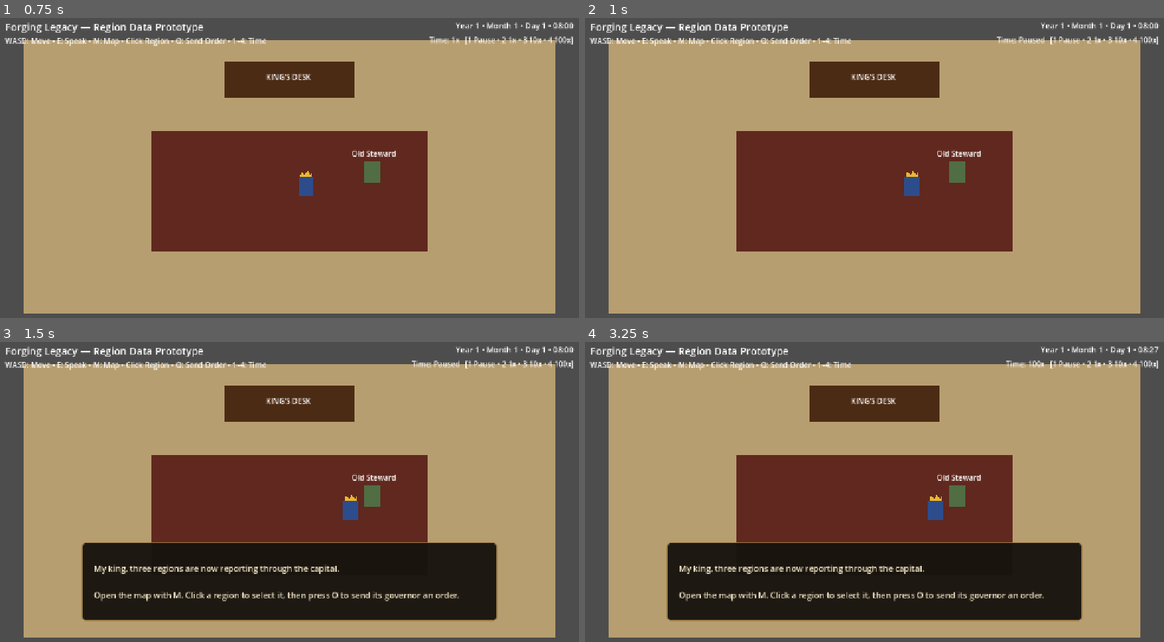
Above: before the commit, frames 1-4 (two rows, left to right).
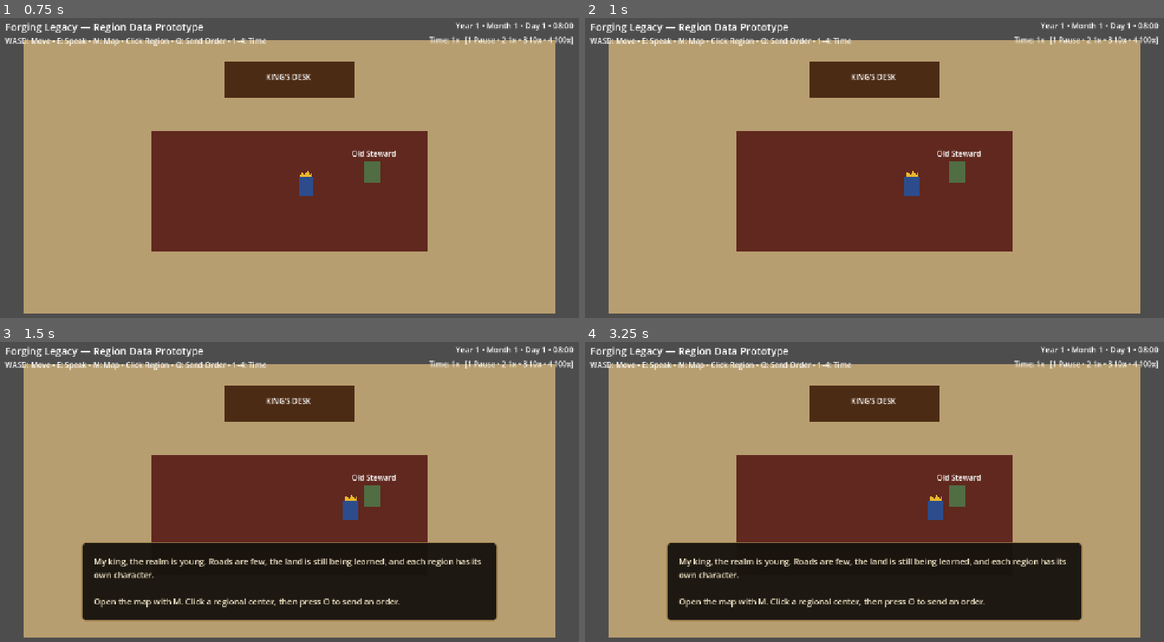
Above: after the commit, the same moments.

Repository: thomasmcanerney-gif/forging-legacy-game
Game: Godot game, scene res://scenes/main.tscn
The game is run twice, just before and just after one commit, with the same random seed, the same clock (stepped at 60 frames per second) and the same inputs.
Inputs (mouse positions are in pixels of both pictures, inside the frame that each line leads up to):
- Up to frame 1 (0.75 s): tap Enter at 0.5 s; move the mouse to (416, 159) at 0.52 s; hold D (move_right) from 0.53 s (still down); tap E (interact) at 0.6 s; click (416, 159) at 0.67 s
- Up to frame 2 (1 s): keep holding D (move_right); tap 1 at 0.8 s
- Up to frame 3 (1.5 s): tap E (interact) at 1.25 s; move the mouse to (173, 516) at 1.27 s; release D (move_right) at 1.28 s; hold S (move_down) from 1.28 s (still down); tap 1 at 1.35 s
- Up to frame 4 (3.25 s): tap 2 at 1.55, 2.1 s; tap Enter at 2 s; move the mouse to (932, 429) at 2.02 s; release S (move_down) at 2.03 s; hold D (move_right) 2.03-2.78 s; tap 3 at 2.3, 2.85 s; tap Space at 2.75 s; move the mouse to (845, 567) at 2.77 s; hold W (move_up) from 2.78 s (still down); click (845, 567) at 2.92 s; tap 4 at 3.05 s

Frame 1 is identical in both runs. In frame 2, 0.2% of the frame differs, in the area x 71-99%, y 6-9%; in frame 3, 3.1%, in the area x 16-99%, y 6-89%; in frame 4, 3.1%.
Error after the commit: Invalid assignment of property or key 'visible' with value of type 'bool' on a base object of type 'null instance'. (res://scripts/main.gd:29)

Commit message:
Wire procedural map into prototype

Diff:
--- a/scripts/main.gd
+++ b/scripts/main.gd
@@ -13,12 +13,10 @@
 @onready var map_panel: Panel = $UI/MapPanel
 @onready var map_status: Label = $UI/MapPanel/MapStatus
 @onready var selected_region_label: Label = $UI/MapPanel/SelectedRegion
-@onready var messenger_marker: Polygon2D = $UI/MapPanel/Messenger
-@onready var northern_button: Button = $UI/MapPanel/NorthernSelect
-@onready var riverlands_button: Button = $UI/MapPanel/RiverlandsSelect
-@onready var western_button: Button = $UI/MapPanel/WesternSelect
+@onready var procedural_map: ProceduralMap = $UI/MapPanel/ProceduralMap
+@onready var messenger_marker: Polygon2D = $UI/MapPanel/ProceduralMap/Messenger
 
-const CAPITAL_POS := Vector2(255, 285)
+const CAPITAL_POS := Vector2(255, 235)
 
 var dialogue_open := false
 var map_open := false
@@ -29,6 +27,8 @@
 	prompt.visible = false
 	map_panel.visible = false
 	messenger_marker.visible = false
+	procedural_map.setup(kingdom_state)
+	procedural_map.region_clicked.connect(_select_region_by_id)
 
 	game_time.time_changed.connect(_on_time_changed)
 	game_time.speed_changed.connect(_on_speed_changed)
@@ -36,9 +36,6 @@
 	messenger_system.journey_progress.connect(_on_journey_progress)
 	messenger_system.phase_changed.connect(_on_messenger_phase_changed)
 	messenger_system.journey_completed.connect(_on_journey_completed)
-	northern_button.pressed.connect(func(): _select_region_by_id("northern_march"))
-	riverlands_button.pressed.connect(func(): _select_region_by_id("riverlands"))
-	western_button.pressed.connect(func(): _select_region_by_id("western_hills"))
 
 	_on_time_changed(game_time.get_display_text())
 	_on_speed_changed(game_time.get_speed_name())
@@ -46,40 +43,29 @@
 
 func _process(delta: float) -> void:
 	messenger_system.advance(delta, game_time.speed_multiplier)
-
 	var close_enough := player.global_position.distance_to(advisor.global_position) < 90.0
 	prompt.visible = close_enough and not dialogue_open and not map_open
-
 	if close_enough and Input.is_action_just_pressed("interact") and not map_open:
 		_set_dialogue_open(not dialogue_open)
 		if dialogue_open:
-			dialogue_text.text = "My king, three regions are now reporting through the capital.\n\nOpen the map with M. Click a region to select it, then press O to send its governor an order."
-
+			dialogue_text.text = "My king, the realm is young. Roads are few, the land is still being learned, and each region has its own character.\n\nOpen the map with M. Click a regional center, then press O to send an order."
 	if dialogue_open and Input.is_action_just_pressed("ui_cancel"):
 		_set_dialogue_open(false)
 
 func _unhandled_input(event: InputEvent) -> void:
 	if event is InputEventKey and event.pressed and not event.echo:
 		match event.keycode:
-			KEY_1:
-				game_time.set_speed(0.0)
-			KEY_2:
-				game_time.set_speed(1.0)
-			KEY_3:
-				game_time.set_speed(10.0)
-			KEY_4:
-				game_time.set_speed(100.0)
-			KEY_M:
-				_toggle_map()
+			KEY_1: game_time.set_speed(0.0)
+			KEY_2: game_time.set_speed(1.0)
+			KEY_3: game_time.set_speed(10.0)
+			KEY_4: game_time.set_speed(100.0)
+			KEY_M: _toggle_map()
 			KEY_T:
-				if map_open and not messenger_system.active:
-					_cycle_selected_region()
+				if map_open and not messenger_system.active: _cycle_selected_region()
 			KEY_O:
-				if map_open:
-					_send_regional_order()
+				if map_open: _send_regional_order()
 			KEY_ESCAPE:
-				if map_open:
-					_set_map_open(false)
+				if map_open: _set_map_open(false)
 
 func _toggle_map() -> void:
 	_set_map_open(not map_open)
@@ -87,36 +73,30 @@
 func _set_map_open(open: bool) -> void:
 	map_open = open
 	map_panel.visible = open
-	if open and dialogue_open:
-		_set_dialogue_open(false)
+	if open and dialogue_open: _set_dialogue_open(false)
 	player.set_movement_enabled(not open and not dialogue_open)
 	prompt.visible = false
-	if open and not messenger_system.active:
-		_update_selected_region_display()
+	if open and not messenger_system.active: _update_selected_region_display()
 
 func _cycle_selected_region() -> void:
 	var ids := kingdom_state.get_region_ids()
-	if ids.is_empty():
-		return
+	if ids.is_empty(): return
 	selected_region_index = (selected_region_index + 1) % ids.size()
 	_update_selected_region_display()
 
 func _select_region_by_id(region_id: String) -> void:
 	if messenger_system.active:
-		map_status.text = "A royal messenger is already carrying a matter. Wait for the response before choosing another region."
+		map_status.text = "A royal messenger is already carrying a matter. Wait for the response."
 		return
-
 	var ids := kingdom_state.get_region_ids()
 	var index := ids.find(region_id)
-	if index == -1:
-		return
+	if index == -1: return
 	selected_region_index = index
 	_update_selected_region_display()
 
 func _get_selected_region() -> RegionData:
 	var ids := kingdom_state.get_region_ids()
-	if ids.is_empty():
-		return null
+	if ids.is_empty(): return null
 	return kingdom_state.get_region(ids[selected_region_index])
 
 func _update_selected_region_display() -> void:
@@ -125,24 +105,16 @@
 		selected_region_label.text = "No region selected"
 		return
 	selected_region_label.text = "Selected: %s" % region.get_summary()
-	map_status.text = "Selected %s. Press O to send an order, or click another region." % region.display_name
-	_update_region_button_states(region.id)
-
-func _update_region_button_states(selected_id: String) -> void:
-	northern_button.text = "Northern March" + (" ✓" if selected_id == "northern_march" else "")
-	riverlands_button.text = "Riverlands" + (" ✓" if selected_id == "riverlands" else "")
-	western_button.text = "Western Hills" + (" ✓" if selected_id == "western_hills" else "")
+	map_status.text = "Selected %s. Press O to send an order. Seed: %d" % [region.display_name, procedural_map.map_seed]
 
 func _send_regional_order() -> void:
 	if messenger_system.active:
 		map_status.text = "A royal messenger is already carrying a matter."
 		return
-
 	var region := _get_selected_region()
 	if region == null:
 		map_status.text = "No region is available for orders."
 		return
-
 	messenger_system.start_journey(region)
 
 func _set_dialogue_open(open: bool) -> void:
@@ -161,17 +133,13 @@
 	messenger_marker.visible = true
 	messenger_marker.position = CAPITAL_POS
 	var region := kingdom_state.get_region(target_id)
-	if region != null:
-		selected_region_label.text = "Active route: %s" % region.get_summary()
+	if region != null: selected_region_label.text = "Active route: %s" % region.get_summary()
 
 func _on_journey_progress(progress: float, returning: bool, target_id: String) -> void:
 	var region := kingdom_state.get_region(target_id)
-	if region == null:
-		return
-	if returning:
-		messenger_marker.position = region.map_position.lerp(CAPITAL_POS, progress)
-	else:
-		messenger_marker.position = CAPITAL_POS.lerp(region.map_position, progress)
+	if region == null: return
+	if returning: messenger_marker.position = region.map_position.lerp(CAPITAL_POS, progress)
+	else: messenger_marker.position = CAPITAL_POS.lerp(region.map_position, progress)
 
 func _on_messenger_phase_changed(text: String) -> void:
 	map_status.text = text
